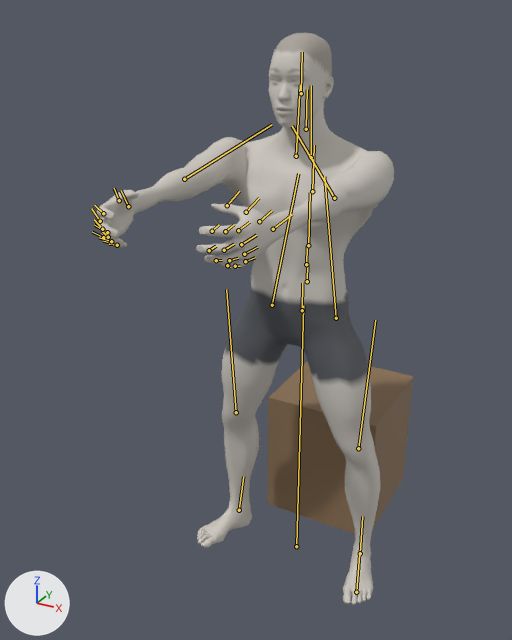
Two versions of the glTF model exports/box-squat.glb, one commit apart.
One viewpoint serves both versions: a camera (50 mm lens) standing at (0.88, -1.91, 1.85) and looking at (-0.11, -0.11, 0.95). The axes (+X, +Y, +Z) are drawn at lower left. The lights are the same throughout. The older version comes first. Both versions are drawn at frame 0 of the action 'box-squat'; the numbers are the values there. The bones that change, and the others that lie on the model, are drawn over the model as lines.
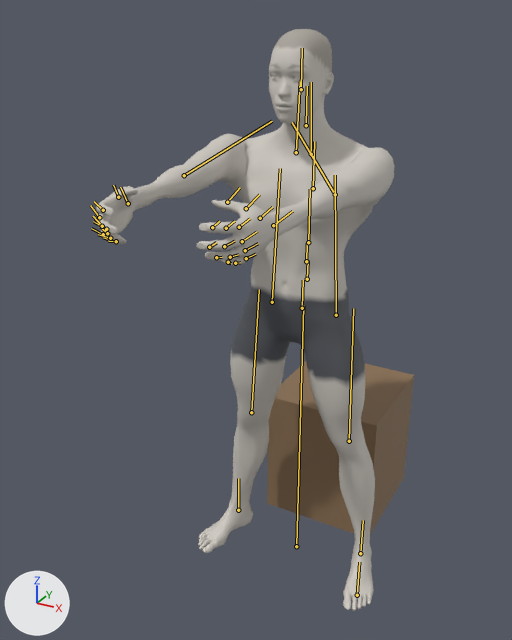
ob_props is not drawn itself; it is the parent of ob_box.

Pixel boxes [x1, y1, x2, y2] of what changed, in the pictures (512 x 640 px):
'Mesh_0', posed
    before: [97, 33, 394, 605]
    after: [96, 29, 395, 611]
'box', posed
    before: [268, 361, 413, 534]
    after: [267, 361, 414, 534]
bone 'pelvis', root to tip
    before: (302, 310) to (302, 283)
    after: (302, 308) to (303, 280)
bone 'thigh_l', root to tip
    before: (336, 318) to (324, 176)
    after: (336, 315) to (335, 175)
bone 'calf_l', root to tip
    before: (358, 448) to (375, 320)
    after: (349, 441) to (353, 308)
bone 'foot_l', root to tip
    before: (360, 553) to (362, 516)
    after: (360, 553) to (363, 520)
bone 'thigh_r', root to tip
    before: (272, 305) to (298, 173)
    after: (272, 302) to (280, 168)
bone 'calf_r', root to tip
    before: (236, 412) to (226, 289)
    after: (251, 412) to (259, 289)
bone 'foot_r', root to tip
    before: (239, 510) to (243, 476)
    after: (238, 510) to (238, 478)

The change in detail:
Bone 'pelvis' (bone_pelvis) moves from (0.008, -0.014, 0.0) to (0.008, -0.004, 0.0).
Bone 'thigh_l' (bone_thigh_l) turns from (10, 26, 8) to (3, 25, 1) degrees about its own x, y and z.
Bone 'calf_l' (bone_calf_l) turns from (-9, 0, -10) to (-2, 0, 2) degrees about its own x, y and z.
Bone 'foot_l' (bone_foot_l) turns from (1, -12, 11) to (-1, -9, -3) degrees about its own x, y and z.
Bone 'thigh_r' (bone_thigh_r) turns from (-10, -26, 8) to (-3, -25, 1) degrees about its own x, y and z.
Bone 'calf_r' (bone_calf_r) turns from (9, 0, -10) to (2, 0, 2) degrees about its own x, y and z.
Bone 'foot_r' (bone_foot_r) turns from (-1, 12, 11) to (1, 9, -3) degrees about its own x, y and z.
